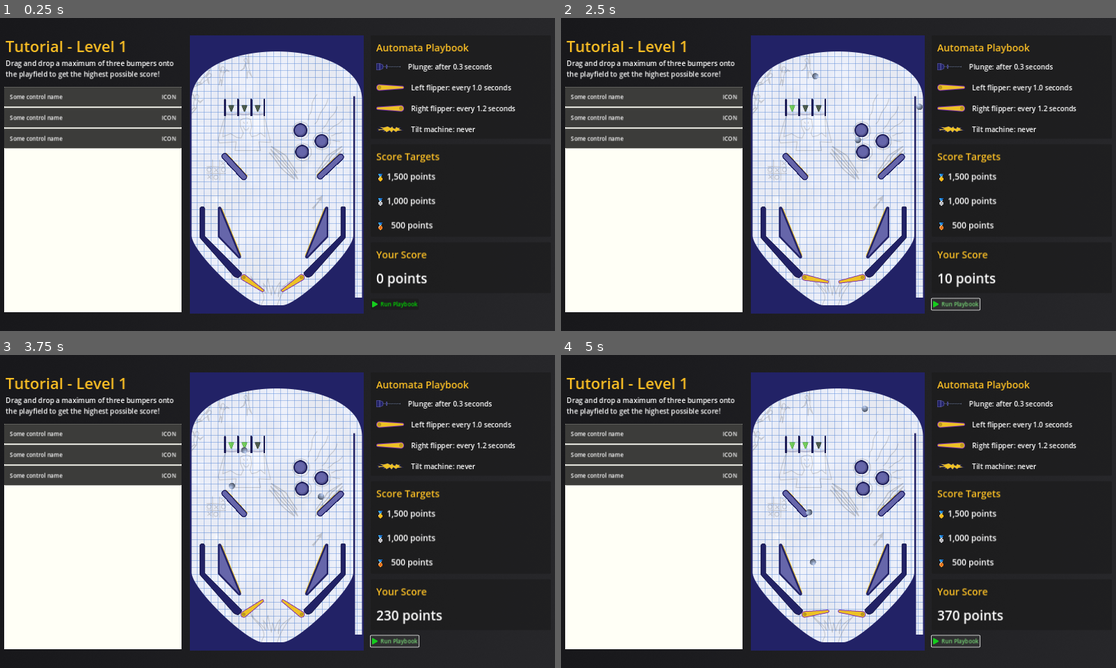
Above: before the commit, frames 1-4 (two rows, left to right).
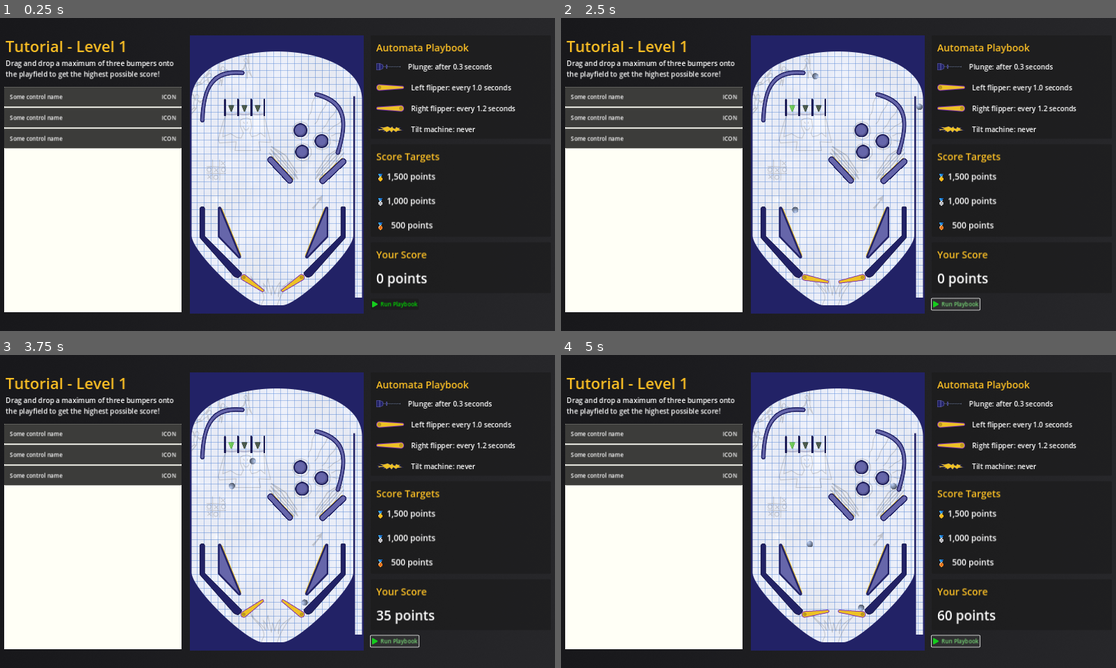
Above: after the commit, the same moments.

Repository: pincrediball/pincrediball
Game: Godot game, scene res://main.tscn
Two runs of this game, one before a commit and one after it. Both use one fixed random seed, a clock stepped at 60 frames per second and the inputs below.
Inputs:
- Up to frame 1 (0.25 s): no input
- Up to frame 2 (2.5 s): click "Run Playbook" at 0.5 s; click "Run Playbook" at 1.25 s; click "Run Playbook" at 2 s
- Up to frame 3 (3.75 s): no input
- Up to frame 4 (5 s): no input

The runs differ from the first frame. In frame 1, 0.9% of the frame differs, in the area x 35-63%, y 16-54%; in frame 2, 1.2%; in frame 3, 1.2%; in frame 4, 1.3%, in the area x 35-80%, y 16-86%.

Commit message:
Add hard-coded Wall element to Tutorial
Fixes #13

Diff:
--- a/src/game/tutorial/machine.tscn
+++ b/src/game/tutorial/machine.tscn
@@ -11,6 +11,7 @@
 [ext_resource type="PackedScene" path="res://game/tutorial/bumper_circle.tscn" id="9_my46d"]
 [ext_resource type="PackedScene" path="res://game/tutorial/bumper_pill.tscn" id="10_jp6k0"]
 [ext_resource type="PackedScene" uid="uid://byehi30jmar2b" path="res://game/tutorial/gate.tscn" id="12_g6mh8"]
+[ext_resource type="PackedScene" uid="uid://b8u0euuf01b5s" path="res://game/tutorial/wall_corner.tscn" id="12_i07d3"]
 
 [sub_resource type="RectangleShape2D" id="RectangleShape2D_uvr46"]
 size = Vector2(90, 12)
@@ -105,11 +106,11 @@
 position = Vector2(323, 335)
 
 [node name="BumperPill" parent="." instance=ExtResource("10_jp6k0")]
-position = Vector2(128, 377)
+position = Vector2(260, 387)
 rotation = -0.747004
 
 [node name="BumperPill2" parent="." instance=ExtResource("10_jp6k0")]
-position = Vector2(404, 377)
+position = Vector2(411, 390)
 rotation = -2.32426
 
 [node name="Gate" parent="." instance=ExtResource("12_g6mh8")]
@@ -121,4 +122,13 @@
 [node name="Gate3" parent="." instance=ExtResource("12_g6mh8")]
 position = Vector2(195, 208)
 
+[node name="WallCorner" parent="." instance=ExtResource("12_i07d3")]
+position = Vector2(85, 166)
+rotation = 0.858154
+
+[node name="WallCorner2" parent="." instance=ExtResource("12_i07d3")]
+position = Vector2(406, 247)
+rotation = -0.507242
+scale = Vector2(-1, 1)
+
 [connection signal="body_entered" from="DrainGutterArea2D" to="." method="_on_drain_gutter_area_2d_body_entered"]
--- /dev/null
+++ b/src/game/tutorial/wall_corner.tscn
@@ -0,0 +1,13 @@
+[gd_scene load_steps=2 format=3 uid="uid://b8u0euuf01b5s"]
+
+[ext_resource type="Texture2D" uid="uid://2pqd1y4kcswx" path="res://art/game/tutorial/component_wall_corner.png" id="1_ft5pt"]
+
+[node name="WallCorner" type="Node2D"]
+
+[node name="StaticBody2D" type="StaticBody2D" parent="."]
+
+[node name="Sprite2D" type="Sprite2D" parent="StaticBody2D"]
+texture = ExtResource("1_ft5pt")
+
+[node name="CollisionPolygon2D" type="CollisionPolygon2D" parent="StaticBody2D"]
+polygon = PackedVector2Array(5, -85, -12, -67, -19, -57, -24, -47, -29, -36, -31, -25, -32, -13, -30, 0, -22, 21, -7, 44, 14, 67, 32, 84, 33, 88, 32, 93, 29, 95, 25, 95, 22, 93, 0, 70, -13, 55, -28, 34, -37, 16, -43, 0, -45, -18, -44, -32, -39, -47, -33, -60, -22, -75, -5, -94, -1, -95, 2, -94, 4, -92, 6, -89)
Not shown: 1 places in src/game/tutorial/machine.tscn that only renumber resources
